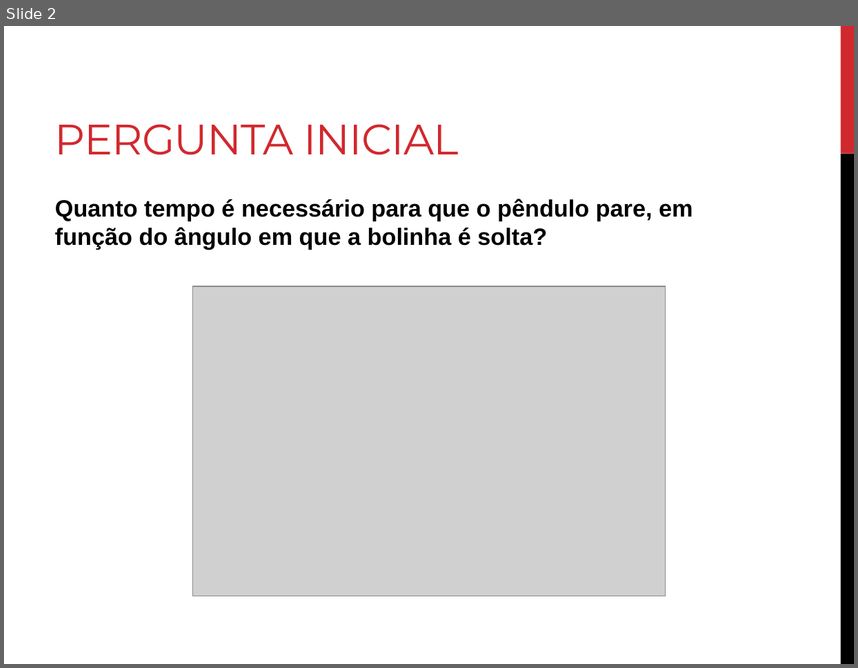
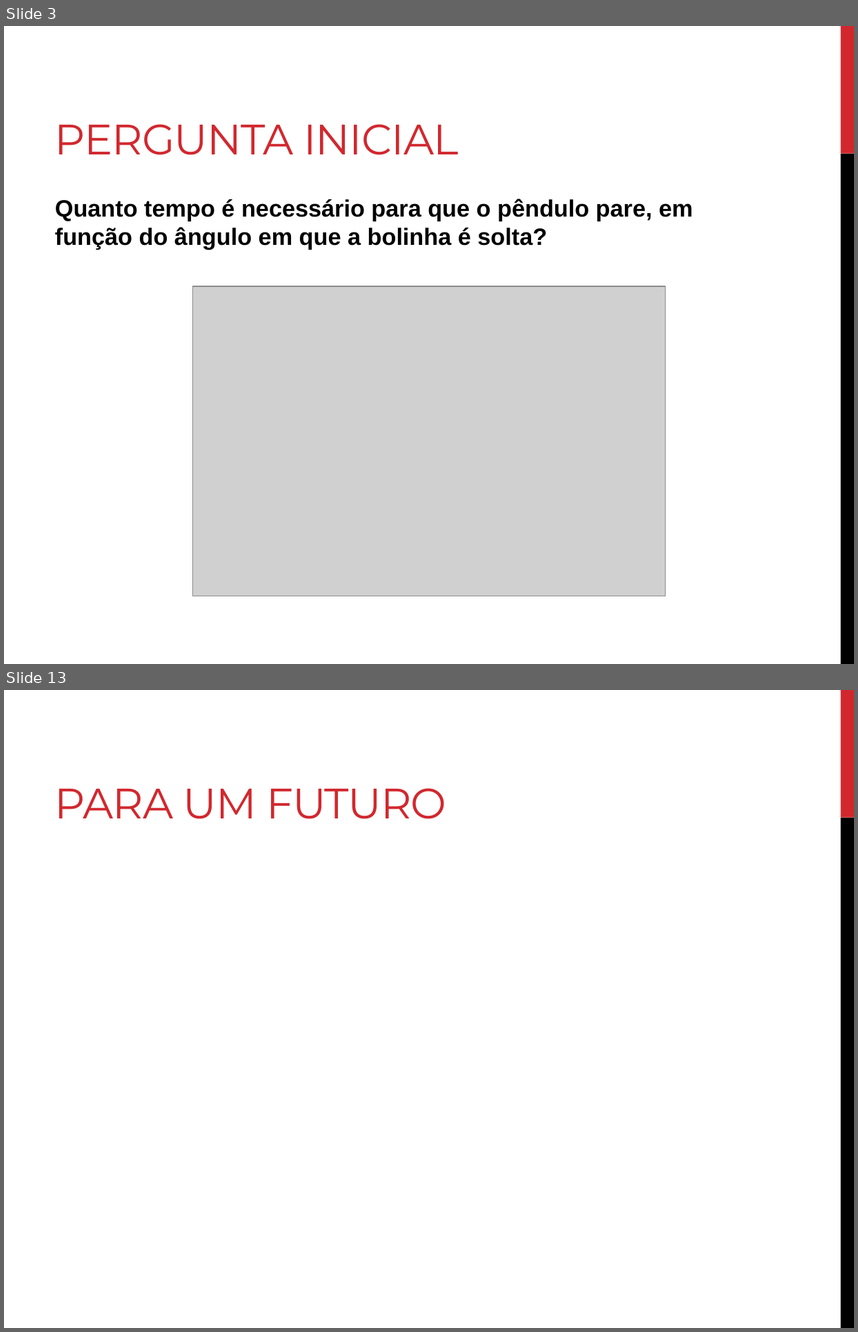
Before and after one commit to thegentil/Projeto_ModSim, a slide deck: Apresentação Final.pptx. Shown one above the other, each under a label of ours: slide 2 before the commit, slides 3 and 13 after it; the slides between them are not shown. The pictures are 858x668 and 858x1332 pixels, drawn with LibreOffice and Linux fonts; fonts in the diff are those of the drawing; grey boxes stand for pictures. Boxes give left, top, right and bottom in pixels: in the first picture for what was removed or moved away, otherwise in the second. Text is boxed around its words. In the diff, an @@ line names an element or a change of style, - is before the commit and + after.

```diff
--- a/Apresentação Final.pptx
+++ b/Apresentação Final.pptx
@@ slide 13 added at (4,690,854,1328), background #FFFFFF; not listed: 2 template elements that a slide beside it also shows @@
@@ title added at (55,788,446,819), 36 pt, text #D1282E @@
+PARA UM FUTURO
@@ what was slide 2 is now slide 3 @@
```
Also in this commit, not shown: 2 slides changed, 9 other slides added.
